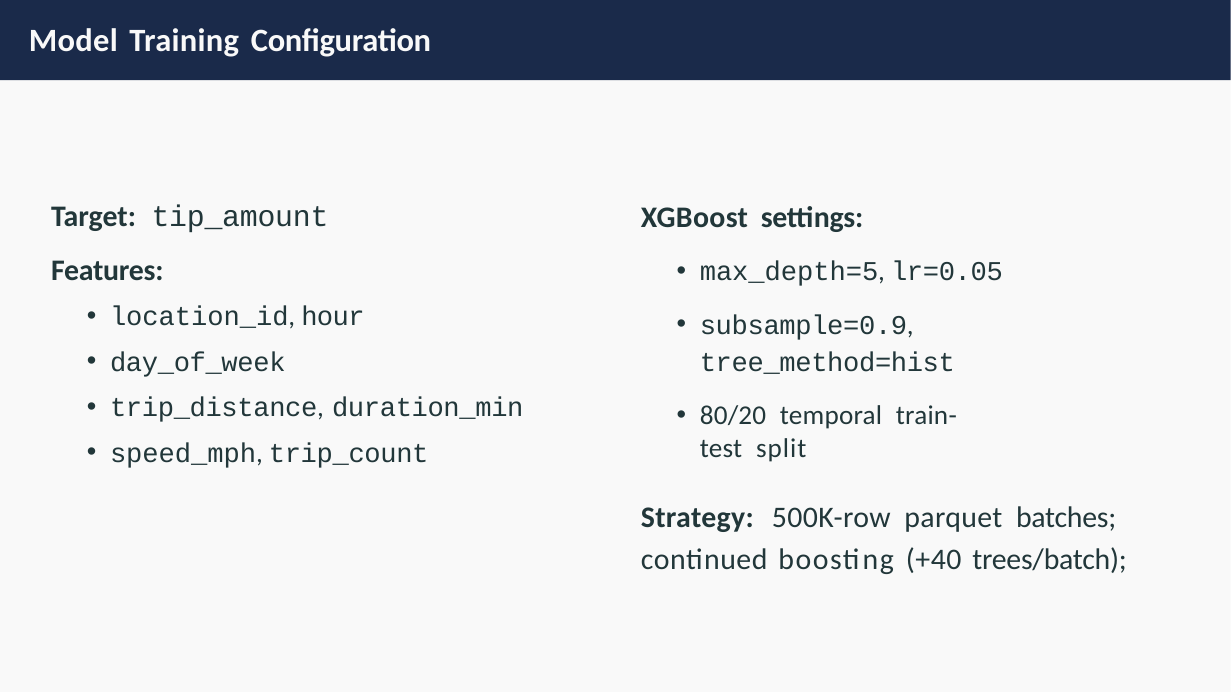
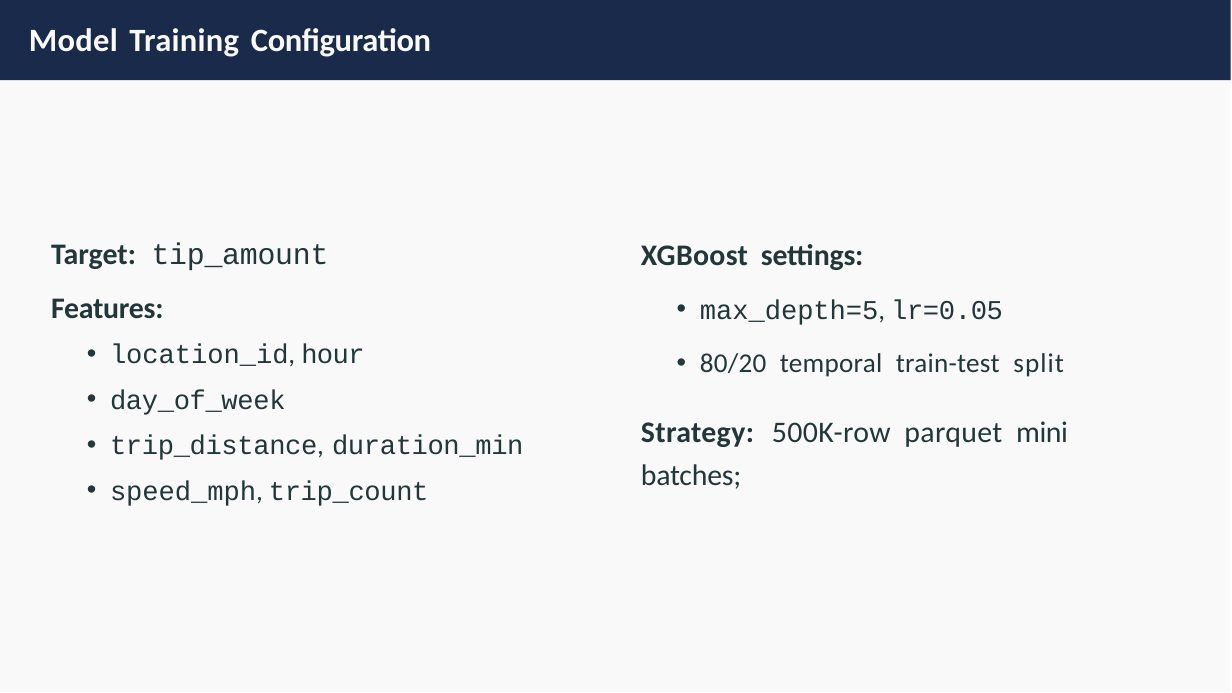
Before and after one commit to dhunganabibek/StreamCab, a slide deck: slide 14 of reports/streamcab_presentation.pptx. Drawn at 1232x693 pixels with LibreOffice and Linux fonts; fonts in the diff are those of the drawing. Boxes give left, top, right and bottom in pixels: in the first picture for what was removed or moved away, otherwise in the second. Text is boxed around its words. In the diff, an @@ line names an element or a change of style, - is before the commit and + after.

```diff
--- a/reports/streamcab_presentation.pptx
+++ b/reports/streamcab_presentation.pptx
@@ text "Target: tip_amount": place and size @@
-text "Target: tip_amount" at (51,204,523,468)
+text "Target: tip_amount" at (51,243,523,506)
@@ text "XGBoost settings:": place and size @@
-text "XGBoost settings:" at (641,206,1126,573)
+text "XGBoost settings:" at (641,244,1068,489)
@@ text at (700,315,955,374): paragraph removed @@
-• subsample=0.9, tree_method=hist
@@ text at (641,421,1068,489): text changed @@
-Strategy: 500K-row parquet batches; continued boosting (+40 trees/batch);
+Strategy: 500K-row parquet mini batches;
```
Also in this commit, not shown: 5 other slides changed, 1 other file.
